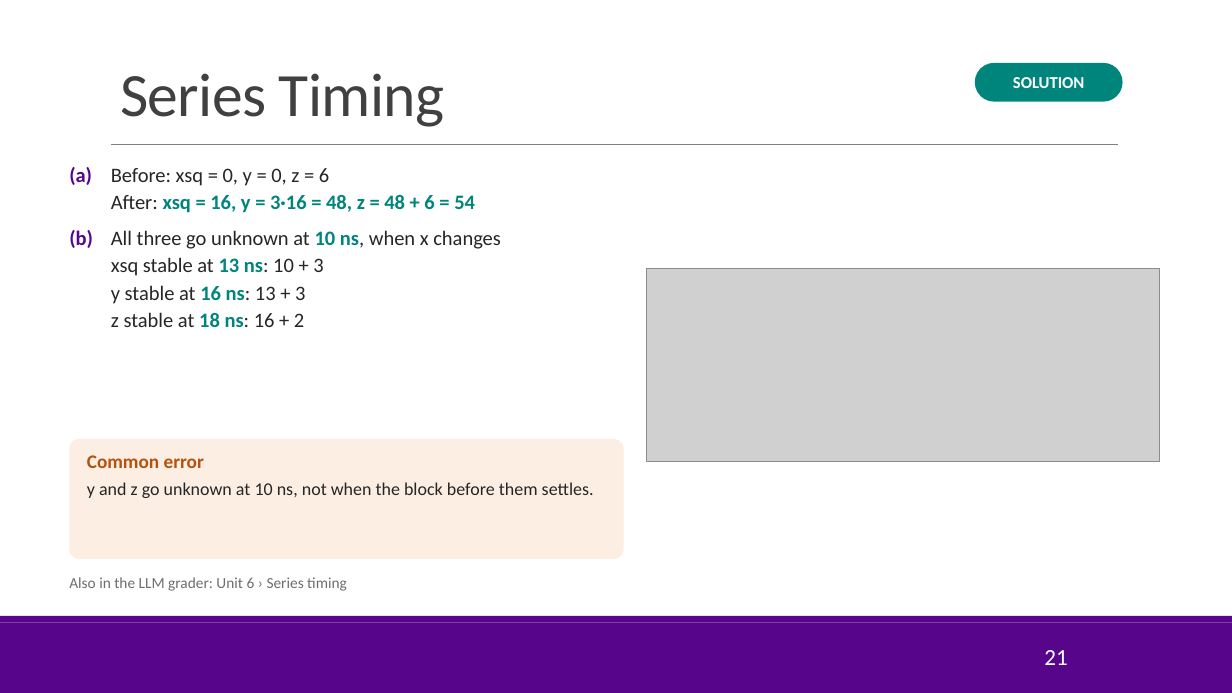
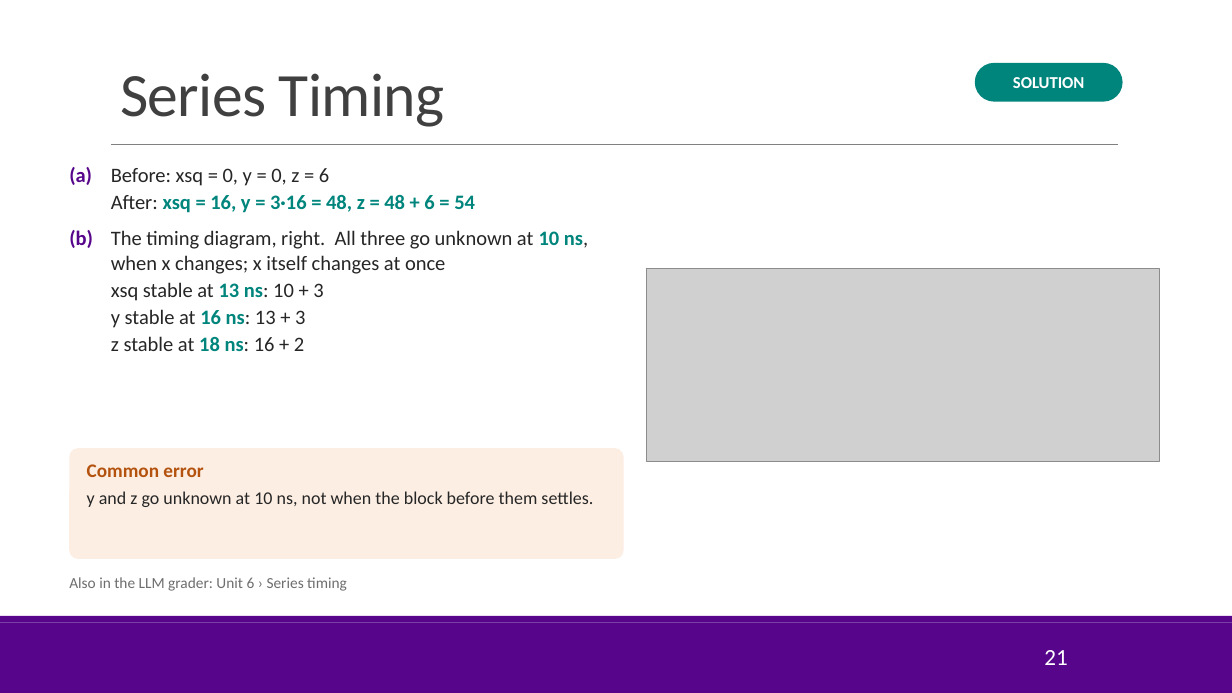
Before and after one commit to sdrangan/hwdesign, a slide deck: slide 21 of units/unit06_timing/timing.pptx. Drawn at 1232x693 pixels with LibreOffice and Linux fonts; fonts in the diff are those of the drawing; grey boxes stand for pictures; background and template pictures are left out. Boxes give left, top, right and bottom in pixels: in the first picture for what was removed or moved away, otherwise in the second. Text is boxed around its words. In the diff, an @@ line names an element or a change of style, - is before the commit and + after.

```diff
--- a/units/unit06_timing/timing.pptx
+++ b/units/unit06_timing/timing.pptx
@@ text at [69,230,588,274]: text changed @@
-(b) All three go unknown at 10 ns, when x changes
+(b) The timing diagram, right. All three go unknown at 10 ns, when x changes; x itself changes at once
@@ rounded rectangle "Common error": place and size @@
-rounded rectangle "Common error" at [69,439,624,559]
+rounded rectangle "Common error" at [69,448,624,559]
```
Also in this commit, not shown: 5 other slides changed, 17 other files.
